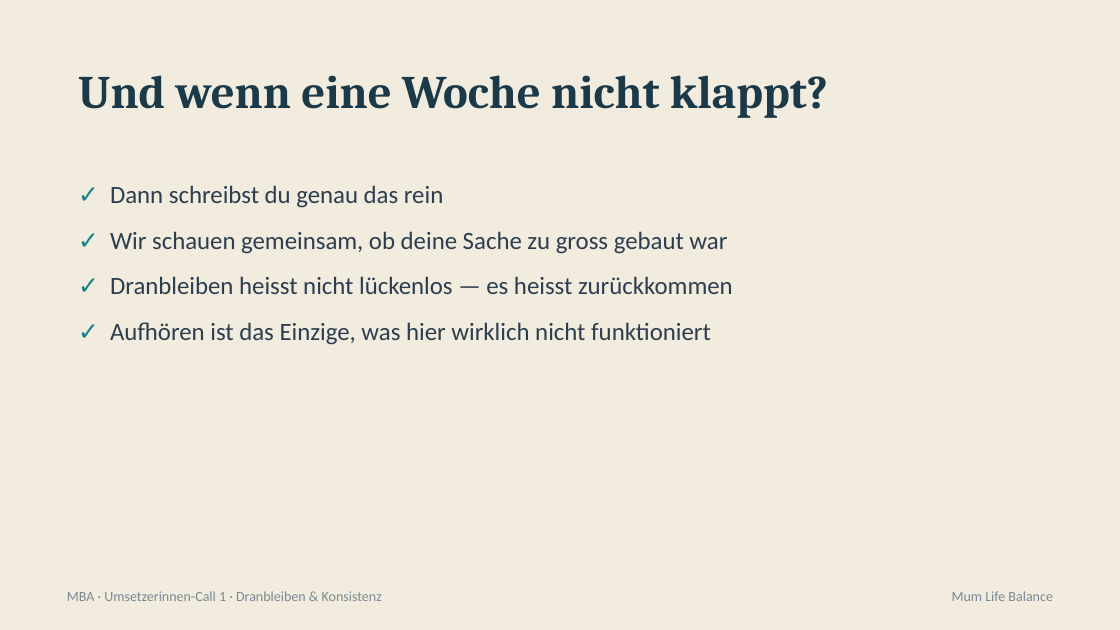
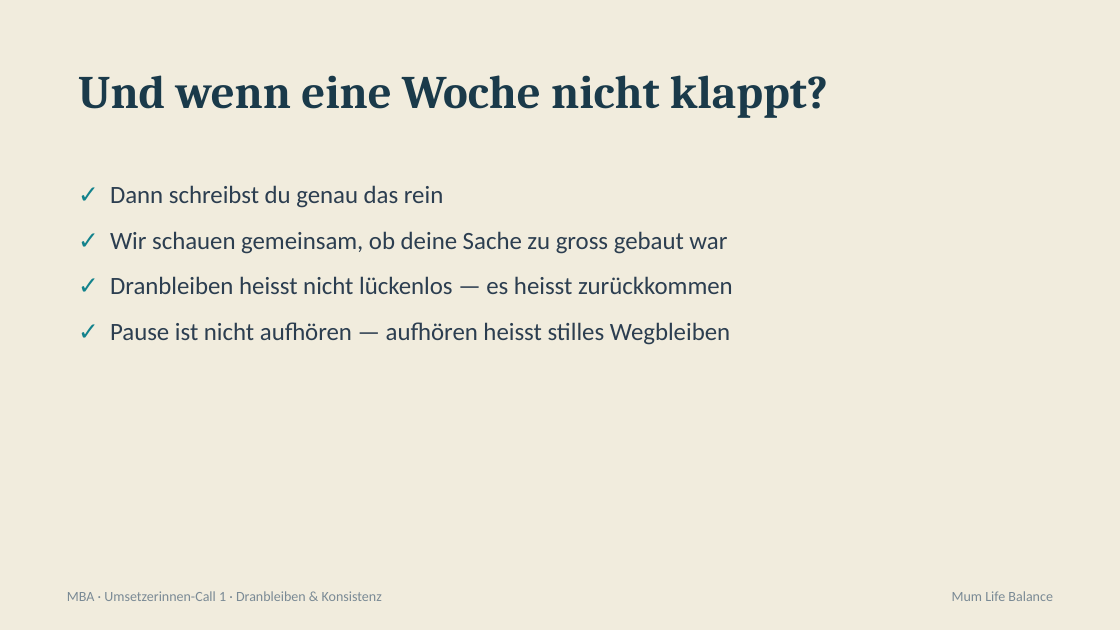
Before and after one commit to pnulmann-hue/mumlifebalance-workspace, a slide deck: slide 20 of outputs/produkte/mba/praesentationen/call-01-dranbleiben.pptx (slide 18 before the commit). Drawn at 1120x630 pixels with LibreOffice and Linux fonts; fonts in the diff are those of the drawing. Boxes give left, top, right and bottom in pixels: in the first picture for what was removed or moved away, otherwise in the second. Text is boxed around its words. In the diff, an @@ line names an element or a change of style, - is before the commit and + after.

```diff
--- a/outputs/produkte/mba/praesentationen/call-01-dranbleiben.pptx
+++ b/outputs/produkte/mba/praesentationen/call-01-dranbleiben.pptx
@@ text at (110,322,730,345): text changed @@
-✓ Aufhören ist das Einzige, was hier wirklich nicht funktioniert
+✓ Pause ist nicht aufhören — aufhören heisst stilles Wegbleiben
```
Also in this commit, not shown: 3 other slides changed, 2 slides added, 3 other files.
